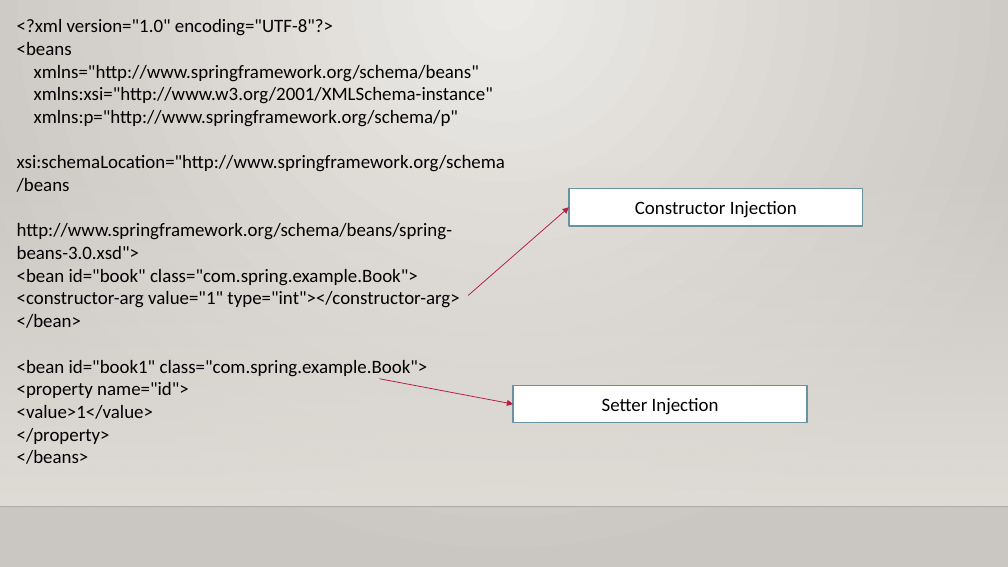
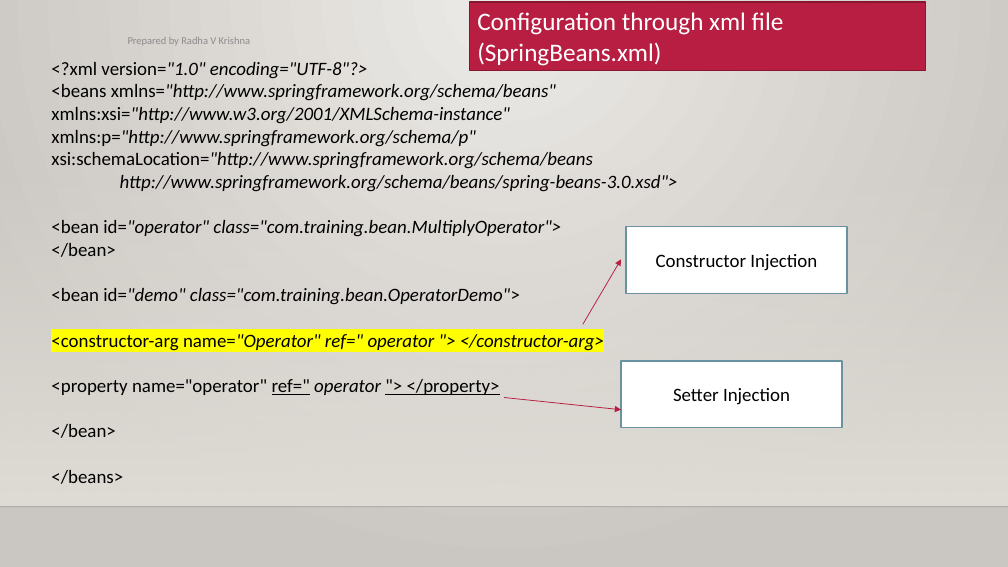
Before and after one commit to jaganspringboot/radhavkrishna1994, a slide deck: slide 8 of Springmaterial/ppts/Java Spring Framework.pptx (slide 9 before the commit). Drawn at 1008x567 pixels with LibreOffice and Linux fonts; fonts in the diff are those of the drawing; background and template pictures are left out. Boxes give left, top, right and bottom in pixels: in the first picture for what was removed or moved away, otherwise in the second. Text is boxed around its words. In the diff, an @@ line names an element or a change of style, - is before the commit and + after.

```diff
--- a/Springmaterial/ppts/Java Spring Framework.pptx
+++ b/Springmaterial/ppts/Java Spring Framework.pptx
@@ rectangle added at [470, 2, 926, 71], fill #B71E42, outline #871631 1.25 pt, 24 pt, text #FFFFFF @@
+Configuration through xml file (SpringBeans.xml)
@@ text "<?xml version="1.0" encoding="UTF-8"?>": place and size @@
-text "<?xml version="1.0" encoding="UTF-8"?>" at [17, 19, 505, 464]
+text "<?xml version="1.0" encoding="UTF-8"?>" at [51, 62, 678, 484]
@@ text added at [128, 37, 250, 45], 10 pt, text #8C8C8C @@
+Prepared by Radha V Krishna
@@ text at [51, 84, 556, 100]: text changed; italic on @@
-<beans
-xmlns="http://www.springframework.org/schema/beans"
+<beans xmlns="http://www.springframework.org/schema/beans"
@@ text at [51, 62, 678, 192]: italic on in "version="1.0" encoding="UTF-8"?>", "xmlns:xsi="http://www.w3.org/2001/XMLSchema-instance"", "xmlns:p="http://www.springframework.org/schema/p"", "xsi:schemaLocation="http://www.springframework.org/schema/be ..." and 1 more places @@
@@ text at [51, 220, 561, 237]: text changed; italic on @@
-<bean id="book" class="com.spring.example.Book">
-<constructor-arg value="1" type="int"></constructor-arg>
+<bean id="operator" class="com.training.bean.MultiplyOperator">
@@ rectangle "Constructor Injection": place and size @@
-rectangle "Constructor Injection" at [569, 188, 864, 225]
+rectangle "Constructor Injection" at [626, 227, 847, 293]
@@ arrow moved from (468, 296) - (569, 207) to (583, 324) - (622, 259) @@
@@ text at [51, 288, 604, 438]: text changed; italic on @@
-<bean id="book1" class="com.spring.example.Book">
-<property name="id">
-<value>1</value>
-</property>
+<bean id="demo" class="com.training.bean.OperatorDemo">
+<constructor-arg name="Operator" ref=" operator "> </constructor-arg>
+<property name="operator" ref=" operator "> </property>
+</bean>
@@ rectangle "Setter Injection": place and size @@
-rectangle "Setter Injection" at [513, 386, 808, 423]
+rectangle "Setter Injection" at [622, 361, 842, 427]
@@ arrow moved from (380, 379) - (513, 404) to (504, 398) - (622, 410) @@
```
Also in this commit, not shown: 9 other slides changed, 7 slides added, 17 slides removed, 3 other files.
